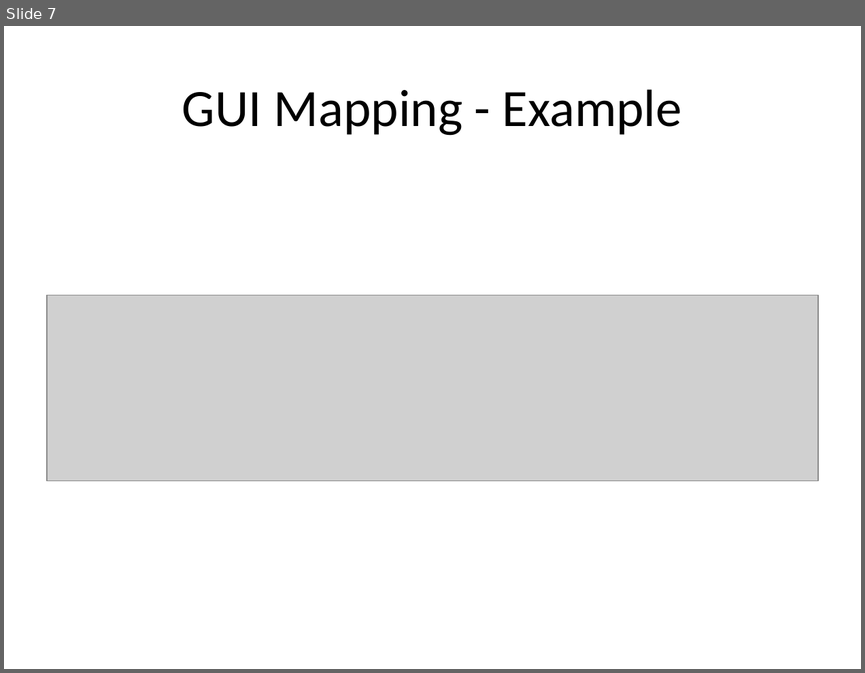
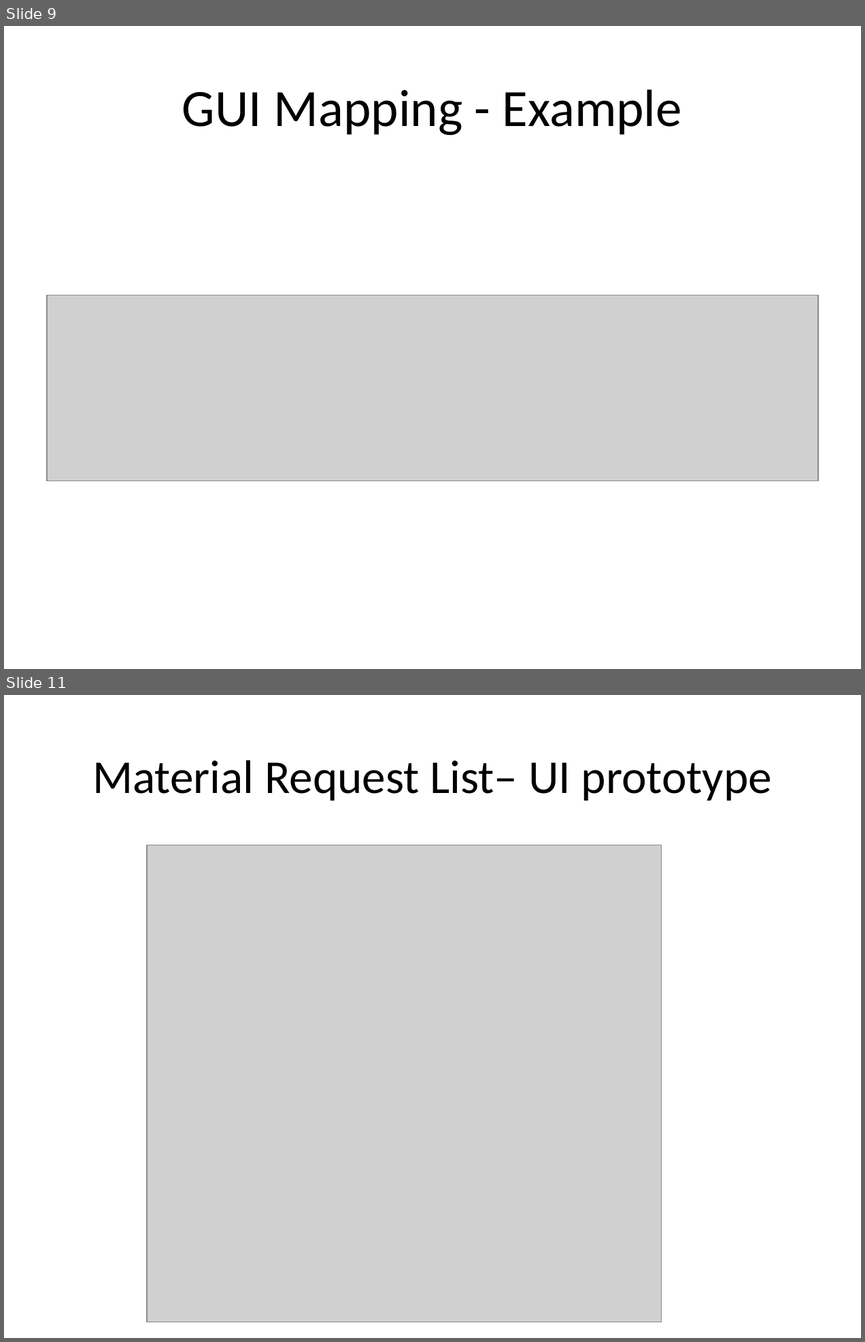
Before and after one commit to perlovdinger/testManagement, a slide deck: 1_planning/way_of_working/WayOfWorking.pptx. Shown one above the other, each under a label of ours: slide 7 before the commit, slides 9 and 11 after it; the slides between them are not shown. The pictures are 865x673 and 865x1342 pixels, drawn with LibreOffice and Linux fonts; fonts in the diff are those of the drawing; grey boxes stand for pictures. Boxes give left, top, right and bottom in pixels: in the first picture for what was removed or moved away, otherwise in the second. Text is boxed around its words. In the diff, an @@ line names an element or a change of style, - is before the commit and + after.

```diff
--- a/1_planning/way_of_working/WayOfWorking.pptx
+++ b/1_planning/way_of_working/WayOfWorking.pptx
@@ slide 11 added at [4, 695, 861, 1338], background #FFFFFF @@
@@ title added at [92, 760, 772, 801], 39.6 pt, text #000000 @@
+Material Request List– UI prototype
@@ picture added at [147, 845, 662, 1321] @@
@@ what was slide 7 is now slide 9 @@
```
Also in this commit, not shown: 1 slide changed, 5 other slides added, 1 slide removed, 36 other files.
